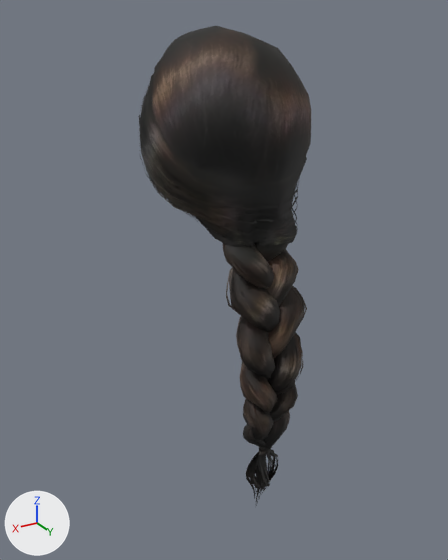
The glTF model app/assets/humans/female/braid01.glb, before and after one commit.
Rendered twice from a 50 mm lens placed at (0.367, 0.575, 1.616), pointed at (0.001, -0.035, 1.31). The axes (+X, +Y, +Z) are drawn at lower left. The lights are the same throughout. The first picture is the older version. Vertices at exactly the same position are counted once.

Objects in the first picture: 'part_braid01'.
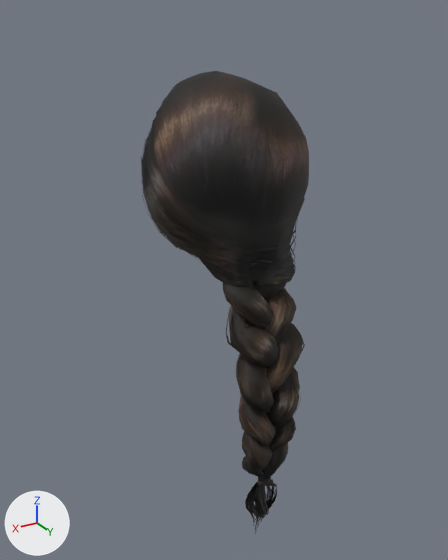
The newer file adds a shape key; the second version is drawn at full value of the shape key 'torso_short' of 'part_braid01', and the change is written as the vertex moves it makes.

Changed parts and their boxes (x1, y1, x2, y2) in the pictures (448 x 560 px; the box of a moved part takes in the faces that stretch with it):
'part_braid01', reshaped: before (139, 26, 311, 506); after (141, 71, 309, 534)
part 1 of me_braid01, moved or reshaped: before (139, 129, 297, 224); after (141, 147, 296, 265)
part 2 of me_braid01, moved or reshaped: before (169, 201, 298, 244); after (191, 254, 296, 285)
part 3 of me_braid01, moved or reshaped: before (142, 92, 300, 210); after (144, 132, 298, 252)
part 4 of me_braid01, moved or reshaped: before (139, 97, 298, 216); after (141, 140, 296, 258)
part 5 of me_braid01, moved or reshaped: before (139, 145, 297, 235); after (141, 170, 295, 276)
part 6 of me_braid01, moved or reshaped: before (148, 174, 297, 241); after (150, 214, 296, 281)
part 7 of me_braid01, moved or reshaped: before (186, 213, 293, 248); after (189, 253, 292, 288)
part 8 of me_braid01, moved or reshaped: before (245, 245, 297, 438); after (244, 285, 295, 468)
part 9 of me_braid01, moved or reshaped: before (264, 250, 298, 416); after (266, 289, 296, 452)
part 10 of me_braid01, moved or reshaped: before (244, 260, 282, 442); after (243, 299, 281, 472)
part 11 of me_braid01, moved or reshaped: before (270, 269, 295, 418); after (268, 307, 294, 477)
part 12 of me_braid01, moved or reshaped: before (269, 266, 302, 441); after (266, 302, 300, 464)
part 13 of me_braid01, moved or reshaped: before (259, 245, 300, 393); after (258, 285, 298, 425)
part 14 of me_braid01, moved or reshaped: before (140, 26, 311, 246); after (142, 71, 309, 286)
part 15 of me_braid01, moved or reshaped: before (260, 455, 266, 492); after (259, 485, 265, 519)
part 16 of me_braid01, moved or reshaped: before (260, 463, 269, 491); after (259, 493, 268, 515)
part 17 of me_braid01, moved or reshaped: before (249, 456, 259, 489); after (248, 490, 257, 526)
part 18 of me_braid01, moved or reshaped: before (253, 456, 261, 497); after (252, 486, 261, 525)
part 19 of me_braid01, moved or reshaped: before (222, 242, 307, 506); after (222, 281, 305, 534)

What changed in the scene script:
```text
Change me_braid01:
    used by ob_part_braid01; location = (0.0, 0.0, 0.0)
    remove me_braid01.from_pydata(...)  # 4384 vertices, 5518 faces; spans x -0.093..0.091, y -0.147..0.103, z 1.017..1.603
    add me_braid01.from_pydata(...)  # 4384 vertices, 5518 faces; spans x -0.093..0.091, y -0.147..0.103, z 0.97..1.557
    me_braid01 part 1: the loose piece of 60 vertices spanning x -0.092..0.09, y -0.143..0.067, z 1.41..1.554 is moved by (0.0, 0.0, -0.046)
    me_braid01 part 2: the loose piece of 56 vertices spanning x -0.076..0.078, y -0.147..0.066, z 1.39..1.544 is moved by (0.0, 0.0, -0.046)
    me_braid01 part 3: the loose piece of 56 vertices spanning x -0.093..0.091, y -0.132..0.063, z 1.427..1.567 is moved by (0.0, 0.0, -0.046)
    me_braid01 part 4: the loose piece of 58 vertices spanning x -0.092..0.09, y -0.136..0.062, z 1.417..1.562 is moved by (0.0, 0.0, -0.046)
    me_braid01 part 5: the loose piece of 58 vertices spanning x -0.085..0.088, y -0.146..0.066, z 1.401..1.548 is moved by (0.0, 0.0, -0.046)
    me_braid01 part 6: the loose piece of 56 vertices spanning x -0.081..0.083, y -0.147..0.065, z 1.394..1.545 is moved by (0.0, 0.0, -0.046)
    me_braid01 part 7: the loose piece of 56 vertices spanning x -0.07..0.075, y -0.147..0.07, z 1.387..1.543 is moved by (0.0, 0.0, -0.046)
    me_braid01 part 8: the loose piece of 74 vertices spanning x -0.022..0.032, y 0.044..0.103, z 1.129..1.424 is moved by (0.0, 0.0, -0.046)
    me_braid01 part 9: the loose piece of 74 vertices spanning x -0.029..0.027, y 0.038..0.098, z 1.128..1.424 is moved by (0.0, 0.0, -0.046)
    me_braid01 part 10: the loose piece of 74 vertices spanning x -0.006..0.042, y 0.035..0.092, z 1.128..1.421 is multiplied about its middle by the matrix ((0.999, -0.002, 0.0), (-0.005, 1.01, 0.003), (0.001, 0.001, 1.0)), then moved by (0.0, 0.0, -0.046)
    me_braid01 part 11: the loose piece of 74 vertices spanning x -0.024..0.027, y 0.034..0.097, z 1.127..1.423 is moved by (0.0, 0.0, -0.046)
    me_braid01 part 12: the loose piece of 74 vertices spanning x -0.03..0.021, y 0.036..0.093, z 1.127..1.422 is moved by (0.0, 0.0, -0.046)
    me_braid01 part 13: the loose piece of 74 vertices spanning x -0.027..0.024, y 0.045..0.103, z 1.129..1.425 is moved by (0.0, 0.0, -0.046)
    me_braid01 part 14: the loose piece of 315 vertices spanning x -0.09..0.091, y -0.147..0.07, z 1.384..1.603 is moved by (0.0, 0.0, -0.047)
    me_braid01 part 15: the loose piece of 18 vertices spanning x 0.003..0.016, y 0.057..0.078, z 1.041..1.124 is moved by (0.0, 0.0, -0.046)
    me_braid01 part 16: the loose piece of 18 vertices spanning x -0.006..0.018, y 0.059..0.08, z 1.047..1.125 is moved by (0.0, 0.0, -0.046)
    me_braid01 part 17: the loose piece of 18 vertices spanning x 0.004..0.027, y 0.052..0.074, z 1.021..1.125 is moved by (0.0, 0.0, -0.046)
    me_braid01 part 18: the loose piece of 18 vertices spanning x 0.003..0.025, y 0.057..0.077, z 1.034..1.125 is moved by (0.0, 0.0, -0.046)
    me_braid01 part 19: 2787 of 4384 vertices moved; they spanned x -0.039..0.051, y 0.011..0.101, z 1.017..1.425 and now span x -0.039..0.051, y 0.011..0.101, z 0.97..1.378; mean shift (0.0, 0.0, -0.046); largest move (0.027, 0.057, 1.257) -> (0.027, 0.055, 1.21)
    other edits to the shape of me_braid01 do not show in these pictures
```
